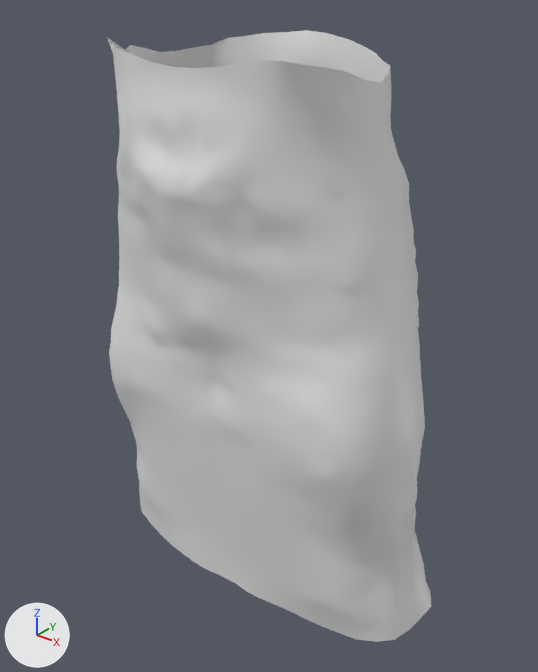
The glTF model public/body3d/garments/male/elvs_pencil_skirt.glb as it was, and as the next commit left it.
Camera for both pictures: a camera (50 mm lens) standing at (0.485, -0.619, 1.16) and looking at (0.006, -0.02, 0.789). Lighting does not change. The marker at lower left points along +X, +Y and +Z. The picture after the commit comes second.

Names of what the first picture shows: 'elvs_pencil_skirt'.
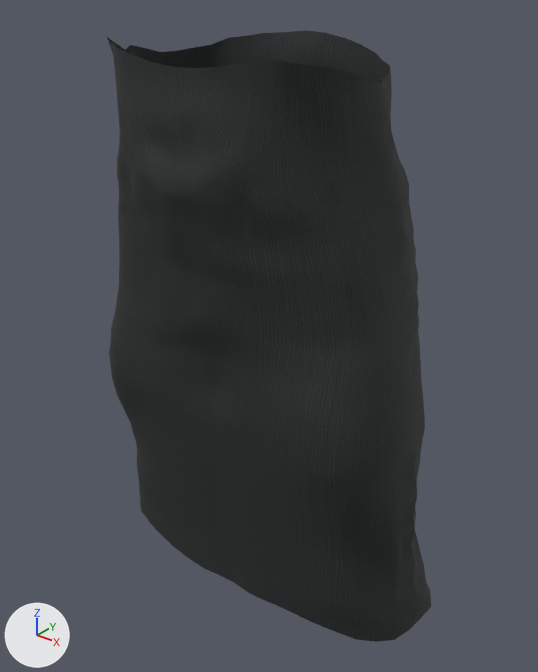
What differs and where, as boxes [x1, y1, x2, y2] in the pictures (538 x 672 px):
'elvs_pencil_skirt', recoloured (white to black): [107, 30, 431, 642] in both

The change in detail:
Picture 'normals' (img_normals) is new.
Picture 'clothtexturevintagelv' (img_clothtexturevintagelv) is new.
Material 'elvs_pencil_skirt.001' (mat_elvs_pencil_skirt_001) is new.
Uses the picture img_clothtexturevintagelv.
Uses the picture img_normals.
me_elvs_disco_pencilskirt1_001 has 2329 vertices, 4552 faces and spans x -0.218..0.224, y -0.156..0.111, z 0.468..1.107.
me_elvs_disco_pencilskirt1_001 gains material mat_elvs_pencil_skirt_001.
